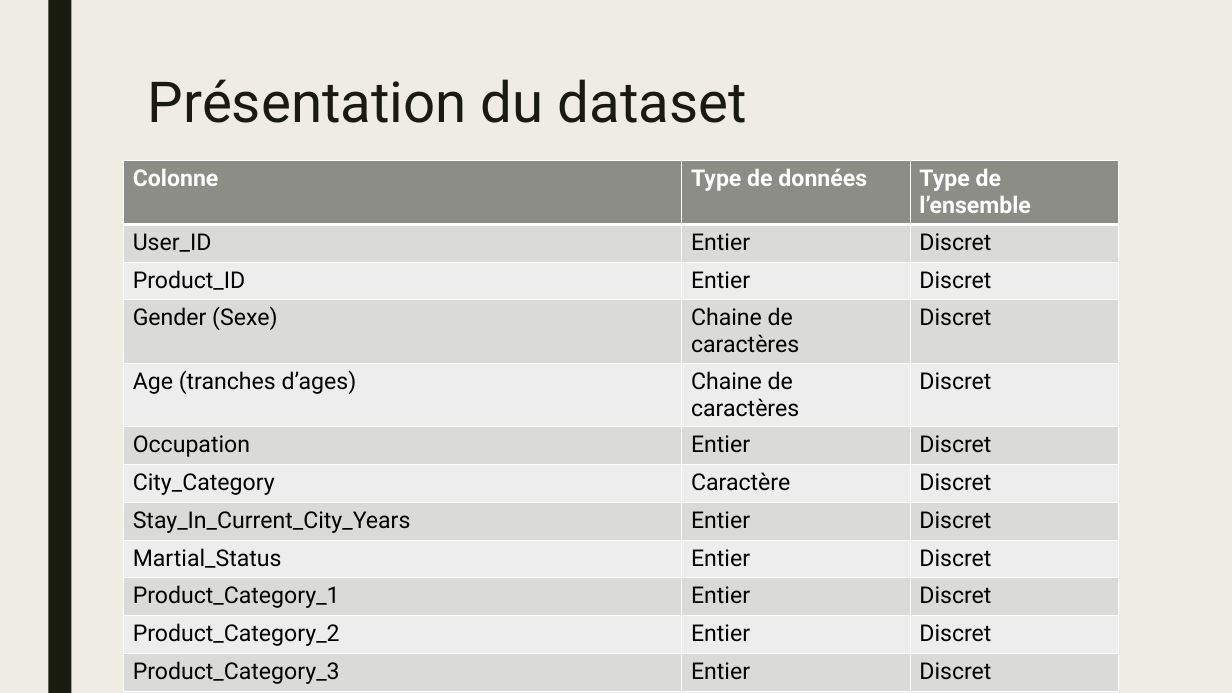
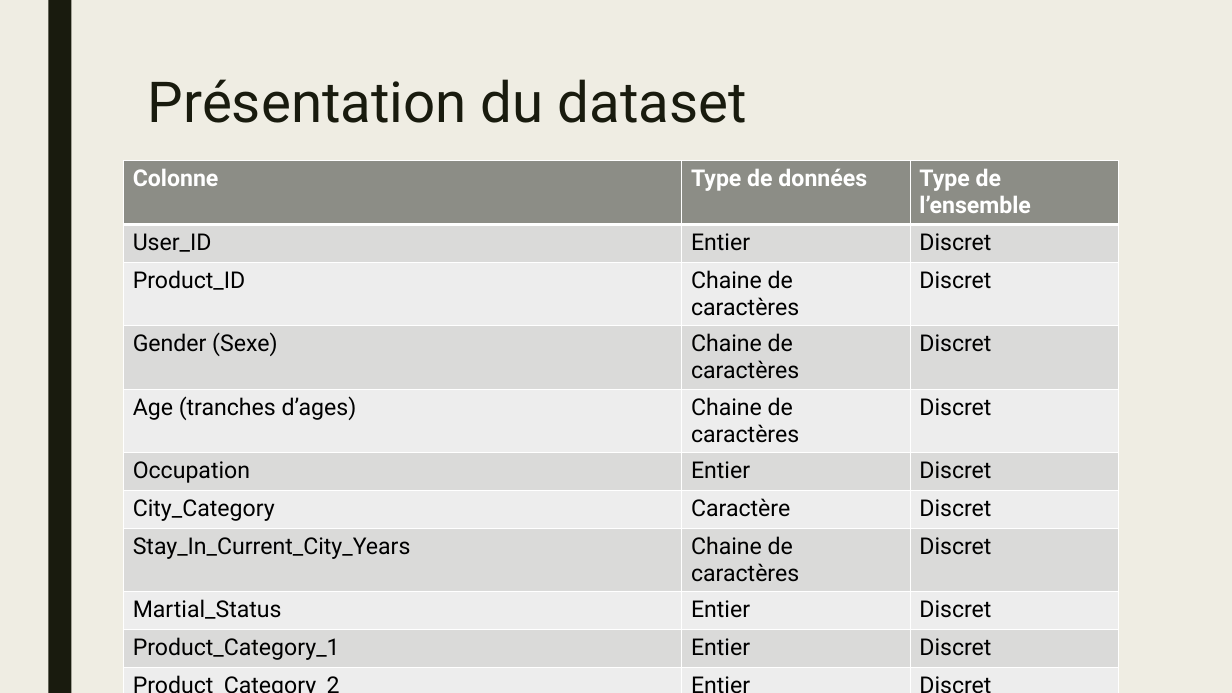
Before and after one commit to HamaniKhalil/black-friday-predict, a slide deck: slide 9 of presentation/fdd-hk-presentation-bf.pptx. Drawn at 1232x693 pixels with LibreOffice and Linux fonts; fonts in the diff are those of the drawing. Boxes give left, top, right and bottom in pixels: in the first picture for what was removed or moved away, otherwise in the second. Text is boxed around its words. In the diff, an @@ line names an element or a change of style, - is before the commit and + after.

Commit message:
Updated the datatypes in dataset description table in slide N° 9 with the right datatypes

```diff
--- a/presentation/fdd-hk-presentation-bf.pptx
+++ b/presentation/fdd-hk-presentation-bf.pptx
@@ table at (124, 161, 1118, 664) @@
-row 3, column 2: Entier
+row 3, column 2: Chaine de caractères
-row 8, column 2: Entier
+row 8, column 2: Chaine de caractères
```
Also in this commit, not shown: 1 other slide changed, 1 other file.
